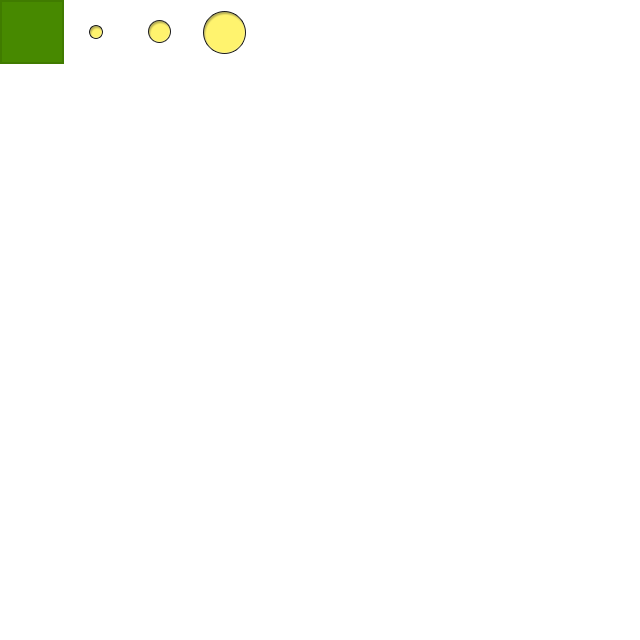
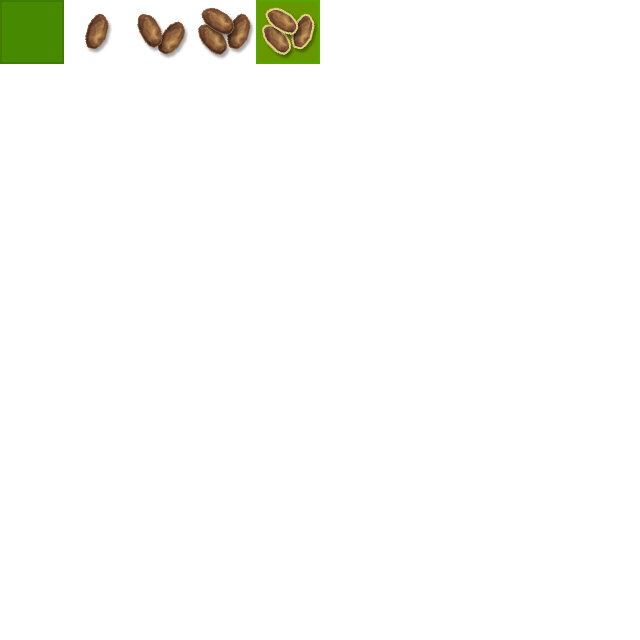
Layer changes from the first 640×640 image to the second:
added group "0,4" with 6 layers above "0,3" over [248, 0, 320, 64]
added layer "Potato copy 2" (1st of 2, in "0,4") in group "0,4" over [265, 7, 299, 35]
added layer "Potato copy" (1st of 2, in "0,4") in group "0,4" over [261, 23, 292, 56]
added layer "Potato" (1st of 2, in "0,4") in group "0,4" over [291, 13, 315, 50]
added layer "Layer 1 copy" in group "0,4" over [256, 0, 320, 64]
added layer "Potato copy 2" (2nd of 2, in "0,3") in group "0,3" over [201, 7, 235, 35]
added layer "Potato copy" (2nd of 2, in "0,3") in group "0,3" over [198, 23, 228, 56]
added layer "Potato" (2nd of 2, in "0,3") in group "0,3" over [227, 13, 251, 50]
hid "Ellipse 1" (2nd of 4, in "0,3") over [204, 12, 245, 53]
hid "Ellipse 1" (3rd of 4, in "0,2") over [149, 21, 170, 42]
added layer "Potato copy 4" in group "0,2" over [137, 13, 163, 48]
added layer "Potato copy 3" in group "0,2" over [157, 21, 185, 55]
hid "Ellipse 1" (4th of 4, in "0,1") over [90, 26, 102, 38]
added layer "Potato copy 6" in group "0,1" over [85, 13, 109, 50]
